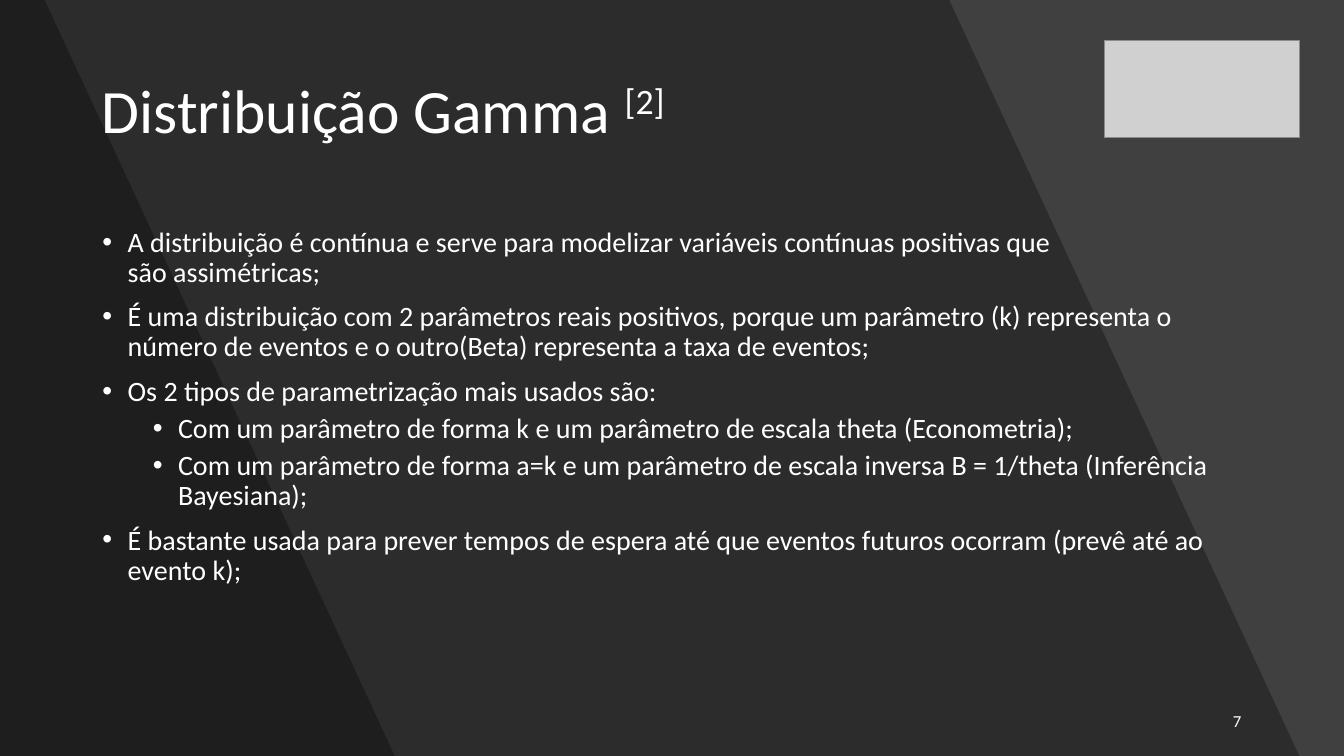
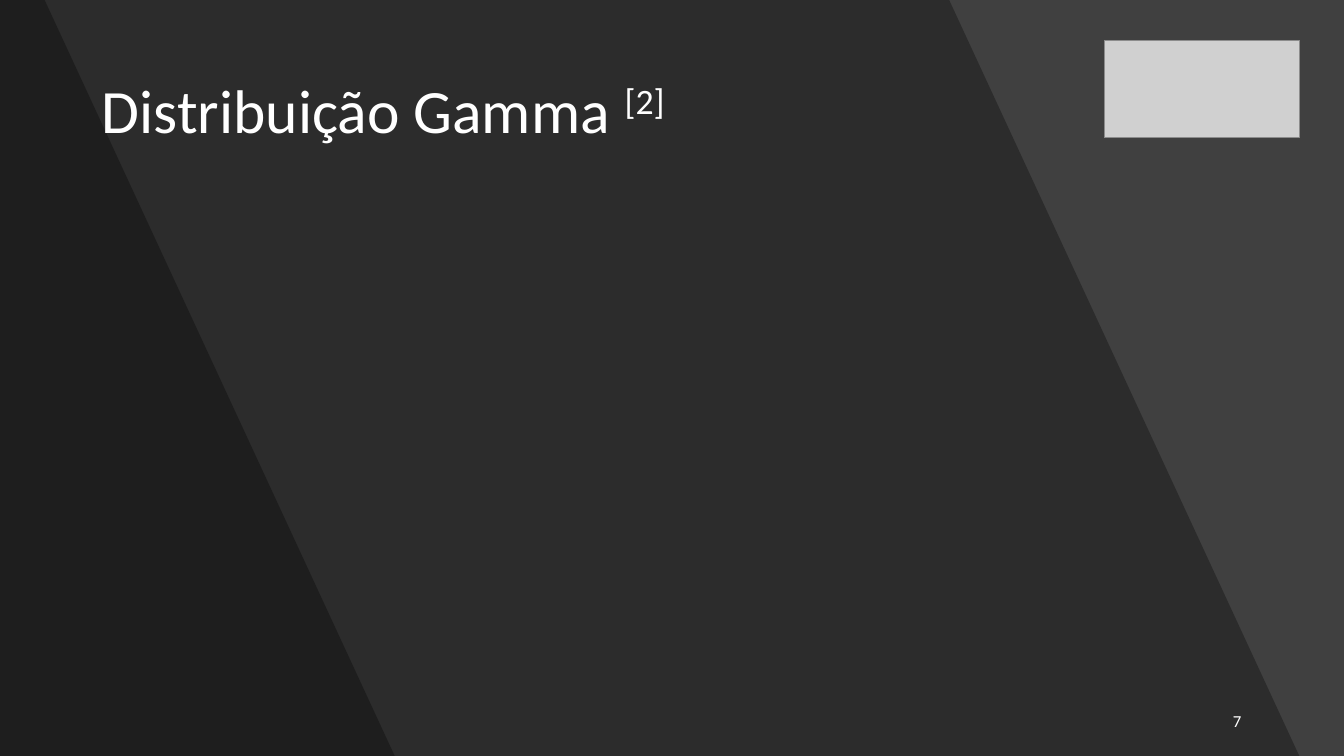
Before and after one commit to RodrigoCoelho7/probabilistic_programming, a slide deck: slide 7 of Short Talks/Poisson and Gamma distributions/Distribuição de Poisson e Gamma.pptx. Drawn at 1344x756 pixels with LibreOffice and Linux fonts; fonts in the diff are those of the drawing; grey boxes stand for pictures. Boxes give left, top, right and bottom in pixels: in the first picture for what was removed or moved away, otherwise in the second. Text is boxed around its words. In the diff, an @@ line names an element or a change of style, - is before the commit and + after.

Commit message:
update

```diff
--- a/Short Talks/Poisson and Gamma distributions/Distribuição de Poisson e Gamma.pptx
+++ b/Short Talks/Poisson and Gamma distributions/Distribuição de Poisson e Gamma.pptx
@@ text removed at (128,232,1207,584) @@
-• A distribuição é contínua e serve para modelizar variáveis contínuas positivas que são assimétricas;
-• É uma distribuição com 2 parâmetros reais positivos, porque um parâmetro (k) representa o número de eventos e o outro(Beta) representa a taxa de eventos;
-• Os 2 tipos de parametrização mais usados são:
-  • Com um parâmetro de forma k e um parâmetro de escala theta (Econometria);
-  • Com um parâmetro de forma a=k e um parâmetro de escala inversa B = 1/theta (Inferência Bayesiana);
-• É bastante usada para prever tempos de espera até que eventos futuros ocorram (prevê até ao evento k);
```
Also in this commit, not shown: 1 other slide changed.
